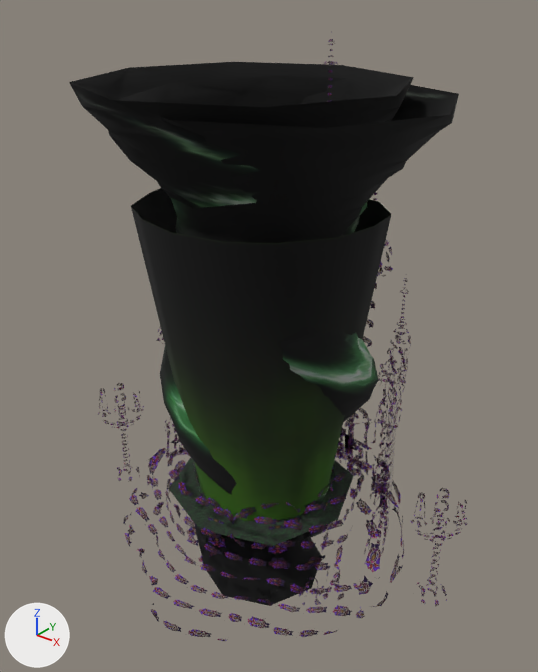
Two versions of the glTF model 3d/mine-hantee/models/storm_building_kingscrest_ravencourt_manawell.glb, one commit apart.
Both versions are drawn from a 50 mm camera at (3.86, -4.68, 5.16) aimed at (0.08, 0.05, 2.23). Lighting does not change. The marker at lower left points along +X, +Y and +Z. The first picture is the older version. Vertices at exactly the same position are counted once.

Script lines for the objects in view, before the commit:
```python
mat_material_0 = bpy.data.materials.new('Material_0')
mat_material_0.use_nodes = True; mat_material_0.node_tree.nodes.clear()
_N = mat_material_0.node_tree.nodes; _L = mat_material_0.node_tree.links
n0 = _N.new('ShaderNodeBsdfPrincipled'); n0.name = 'Principled BSDF'
n0.inputs[2].default_value = 1.0  # 'Roughness'
n1 = _N.new('ShaderNodeOutputMaterial'); n1.name = 'Material Output'
n2 = _N.new('ShaderNodeMath'); n2.name = 'Math'
n2.operation = 'SUBTRACT'
n2.inputs[0].default_value = 1.0  # 'Value'
n3 = _N.new('ShaderNodeMath'); n3.name = 'Math.001'
n3.operation = 'LESS_THAN'
n3.inputs[1].default_value = 0.4  # 'Value'
n4 = _N.new('ShaderNodeTexImage'); n4.name = 'Image Texture'
n4.image = img_manawell_ravencourt_diffuse_png
_L.new(n0.outputs[0], n1.inputs[0])  # 'BSDF' to 'Surface'
_L.new(n2.outputs[0], n0.inputs[4])  # 'Value' to 'Alpha'
_L.new(n3.outputs[0], n2.inputs[1])  # 'Value' to 'Value'
_L.new(n4.outputs[0], n0.inputs[0])  # 'Color' to 'Base Color'
_L.new(n4.outputs[1], n3.inputs[0])  # 'Alpha' to 'Value'
me_mesh_0 = bpy.data.meshes.new('Mesh_0')
me_mesh_0.from_pydata(...)  # 4279 vertices, 7852 faces; spans x -1.98..1.99, y -1.46..1.52, z -0.16..4.73
# faces by material slot: [6772, 960, 64, 56]
me_mesh_0.materials.append(mat_material_0)
me_mesh_0.materials.append(mat_material_1)
me_mesh_0.materials.append(mat_material_2)  # picture img_storm_gradient_green_jpg
me_mesh_0.materials.append(mat_material_3)
ob_mesh_0 = bpy.data.objects.new('Mesh_0', me_mesh_0)
ob_mesh_0.location = (0.0, 0.0, 0.0)
```
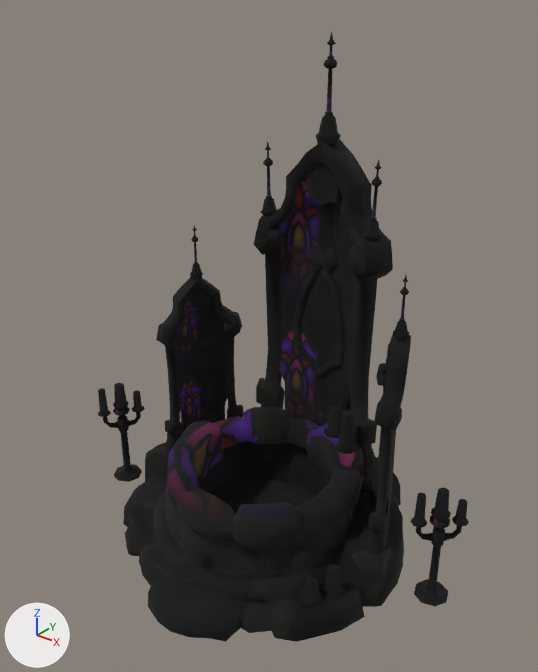
What changed in the scene script:
```text
Change mat_material_0:
    remove n2 = _N.new('ShaderNodeMath'); n2.name = 'Math'
    remove n2.operation = 'SUBTRACT'
    remove n2.inputs[0].default_value = 1.0  # 'Value'
    remove n3 = _N.new('ShaderNodeMath'); n3.name = 'Math.001'
    remove n3.operation = 'LESS_THAN'
    remove n3.inputs[1].default_value = 0.4  # 'Value'
    where n0 = _N.new('ShaderNodeBsdfPrincipled'); n0.name = 'Principled BSDF'
    remove _L.new(n2.outputs[0], n0.inputs[4])  # 'Value' to 'Alpha'
    remove _L.new(n3.outputs[0], n2.inputs[1])  # 'Value' to 'Value'
    where n4 = _N.new('ShaderNodeTexImage'); n4.name = 'Image Texture'
    remove _L.new(n4.outputs[1], n3.inputs[0])  # 'Alpha' to 'Value'
Change me_mesh_0:
    used by ob_mesh_0; location = (0.0, 0.0, 0.0)
    remove me_mesh_0.from_pydata(...)  # 4279 vertices, 7852 faces; spans x -1.98..1.99, y -1.46..1.52, z -0.16..4.73
    add me_mesh_0.from_pydata(...)  # 3702 vertices, 6772 faces; spans x -1.98..1.99, y -1.46..1.52, z -0.13..4.73
    me_mesh_0 part 1: the loose piece of 248 vertices spanning x -1.58..1.18, y -1.28..1.48, z -0.16..4.4 is deleted
    me_mesh_0 part 2: the loose piece of 248 vertices spanning x -1.04..1.59, y -1.22..1.42, z -0.05..4.31 is deleted
    me_mesh_0 part 3: the loose piece of 48 vertices spanning x -0.99..1.1, y -1.03..0.76, z 0.41..3.46 is deleted
    me_mesh_0 part 4: the loose piece of 33 vertices spanning x -0.86..0.94, y -0.91..0.89, z 0.62..0.63 is deleted
    me_mesh_0 part 5: 6772 kept faces spanning x -1.98..1.99, y -1.46..1.52, z -0.13..4.73 get new texture (UV) coordinates
    remove me_mesh_0.materials.append(mat_material_1)
    remove me_mesh_0.materials.append(mat_material_2)  # picture img_storm_gradient_green_jpg
    remove me_mesh_0.materials.append(mat_material_3)
```

Location of each change, (x1, y1, x2, y2) in pixels of the pictures (538 x 672 px):
'Mesh_0', surface changed, reshaped (7% narrower)
    before: (69, 31, 467, 641)
    after: (98, 31, 469, 642)
part 1 of me_mesh_0, deleted
    before: (69, 62, 414, 537)
part 2 of me_mesh_0, deleted
    before: (119, 76, 459, 606)
part 3 of me_mesh_0, deleted
    before: (131, 188, 391, 546)
part 4 of me_mesh_0, deleted
    before: (169, 458, 353, 546)
part 5 of me_mesh_0, surface changed
    both: (98, 31, 467, 641)
